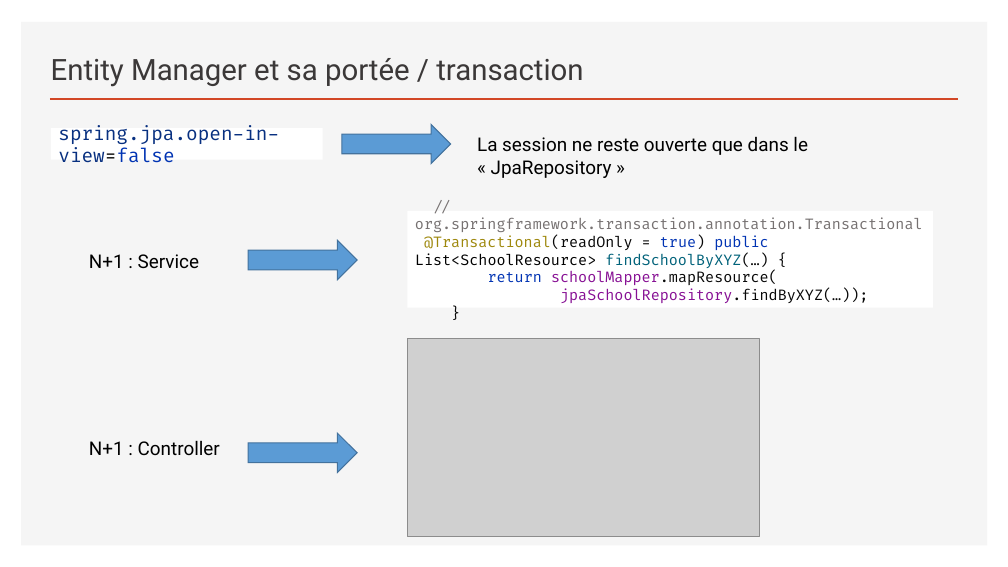
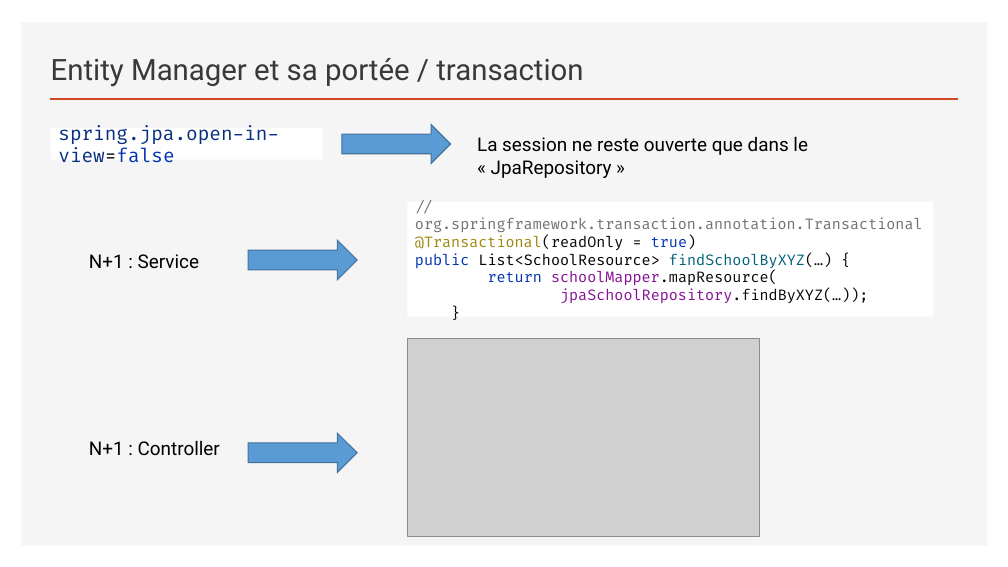
Before and after one commit to sebzuki/hibernate, a slide deck: slide 13 of JPA-HIBERNATE.pptx. Drawn at 1008x567 pixels with LibreOffice and Linux fonts; fonts in the diff are those of the drawing; grey boxes stand for pictures. Boxes give left, top, right and bottom in pixels: in the first picture for what was removed or moved away, otherwise in the second. Text is boxed around its words. In the diff, an @@ line names an element or a change of style, - is before the commit and + after.

Commit message:
update

```diff
--- a/JPA-HIBERNATE.pptx
+++ b/JPA-HIBERNATE.pptx
@@ rectangle "// org.springframework.transaction.annotation.Transactional": place and size @@
-rectangle "// org.springframework.transaction.annotation.Transactional" at [408,211,933,308]
+rectangle "// org.springframework.transaction.annotation.Transactional" at [408,202,933,316]
@@ text in rectangle at [415,235,868,303]: text changed @@
-@Transactional(readOnly = true) public List<SchoolResource> findSchoolByXYZ(…) {
-return schoolMapper.mapResource(
-jpaSchoolRepository.findByXYZ(…));
-}
+@Transactional(readOnly = true)
+public List<SchoolResource> findSchoolByXYZ(…) {
+return schoolMapper.mapResource(
+jpaSchoolRepository.findByXYZ(…));
+}
```
Also in this commit, not shown: 1 other slide changed.
